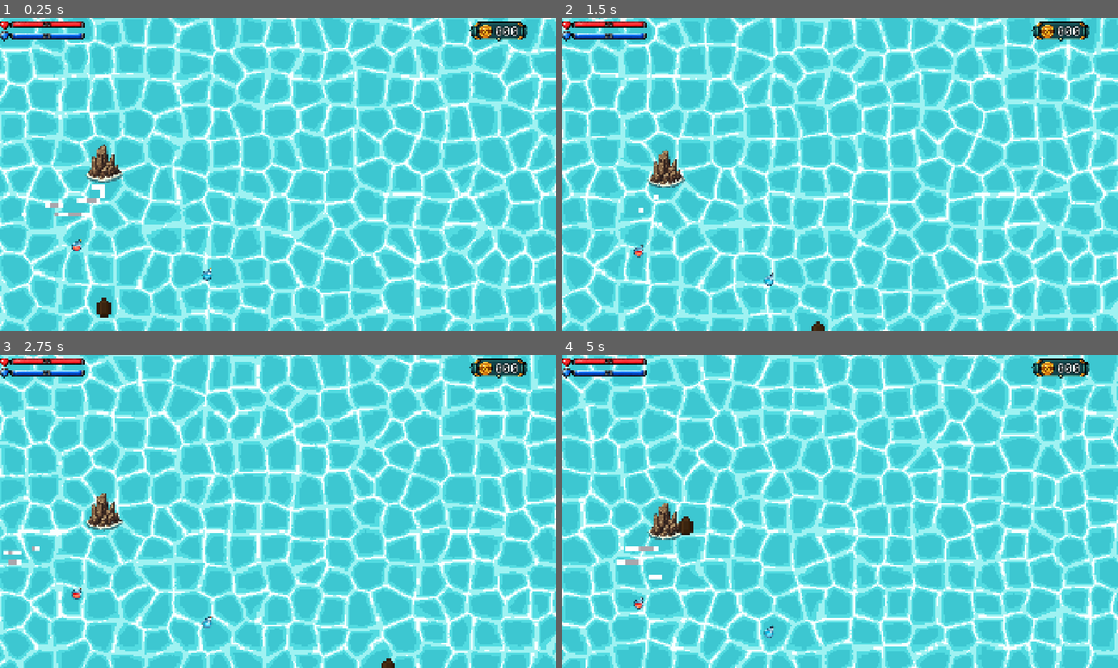
Above: before the commit, frames 1-4 (two rows, left to right).
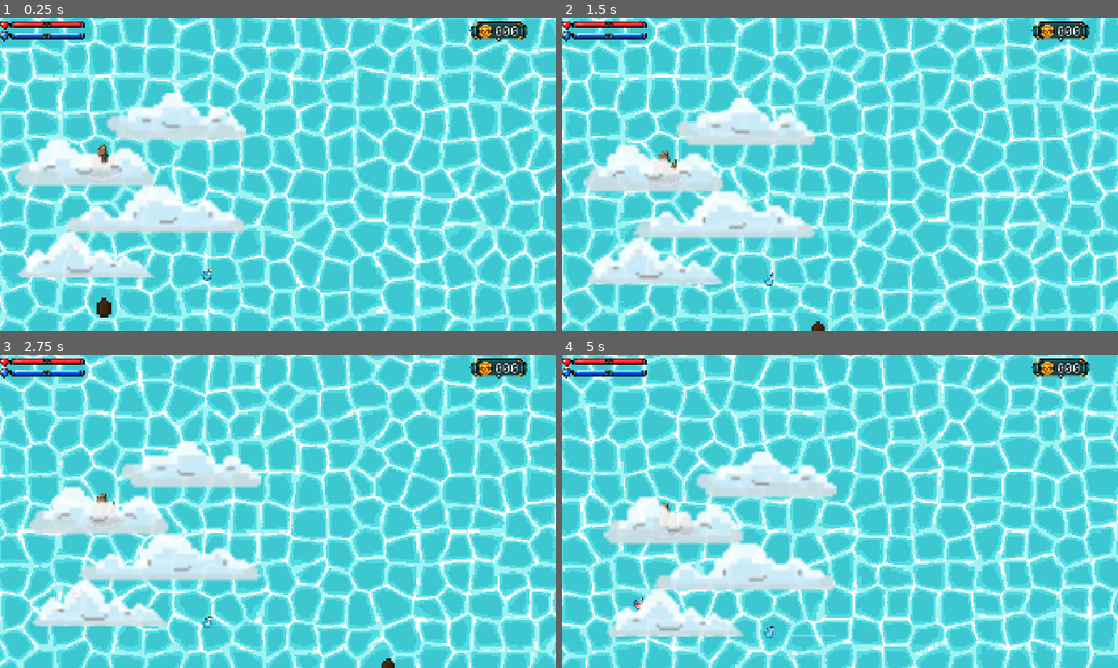
Above: after the commit, the same moments.

Repository: irohgit/flapjack
Game: Godot game, scene res://Levels/Level0.tscn
The game is run twice, just before and just after one commit, with the same random seed, the same clock (stepped at 60 frames per second) and the same inputs. This scene is started directly instead of the project's main scene.
Inputs:
- Up to frame 1 (0.25 s): no input
- Up to frame 2 (1.5 s): hold D (move_right) 0.53-1.28 s; hold Space (shoot) 0.53-1.28 s; hold S (move_backward) from 1.28 s (still down); tap Space (shoot) at 1.35 s
- Up to frame 3 (2.75 s): release S (move_backward) at 2.03 s; hold D (move_right) from 2.03 s (still down); hold Space (shoot) from 2.03 s (still down)
- Up to frame 4 (5 s): release D (move_right) at 2.78 s; release Space (shoot) at 2.78 s; hold W (move_forward) 2.78-3.53 s; tap Space (shoot) at 2.85, 4.35 s; hold Space (shoot) 3.53-4.28 s; hold A (move_left) from 3.53 s (still down)

The runs differ from the first frame. In frame 1, 10% of the frame differs, in the area x 2-45%, y 24-83%; in frame 2, 10%; in frame 3, 10%; in frame 4, 10%, in the area x 7-50%, y 30-90%.

Commit message:
Added clouds to hinder view of game

Diff:
--- a/Actors/Environment/cloud_overlay.tscn
+++ b/Actors/Environment/cloud_overlay.tscn
@@ -1,3 +1,13 @@
-[gd_scene format=3 uid="uid://dagbegqdgou3d"]
+[gd_scene format=3 uid="uid://bws0ib2ep02xb"]
 
-[node name="CloudOverlay" type="Node2D" unique_id=146983686]
+[ext_resource type="Script" uid="uid://bbyhm04jcgos" path="res://Systems/Environment/cloud_overlay.gd" id="1_c8t0e"]
+[ext_resource type="Texture2D" uid="uid://dxqaqqg1qlar6" path="res://Assets/Environment/Cloud Tileset.png" id="2_r8r7i"]
+
+[node name="CloudOverlay" type="Node2D" unique_id=593505672]
+script = ExtResource("1_c8t0e")
+
+[node name="Sprite2D" type="Sprite2D" parent="." unique_id=688771810]
+scale = Vector2(10, 10)
+texture = ExtResource("2_r8r7i")
+region_enabled = true
+region_rect = Rect2(0, 0, 80, 63.925926)
--- a/Levels/Level0.tscn
+++ b/Levels/Level0.tscn
@@ -18,7 +18,7 @@
 [ext_resource type="Resource" uid="uid://bcj4lyhuitxi2" path="res://Data/Pickups/ShieldPotion.tres" id="17_aa3m5"]
 [ext_resource type="Resource" uid="uid://bkqumwc6jcphy" path="res://Data/Pickups/HealthPotion.tres" id="17_y3xa5"]
 [ext_resource type="PackedScene" uid="uid://cstesilwdvxw5" path="res://Levels/settings_panel.tscn" id="18_y3xa5"]
-[ext_resource type="PackedScene" uid="uid://dyx6252lck76u" path="res://Actors/Environment/wind_zone.tscn" id="19_nbhn6"]
+[ext_resource type="PackedScene" uid="uid://bws0ib2ep02xb" path="res://Actors/Environment/cloud_overlay.tscn" id="19_nbhn6"]
 
 [sub_resource type="ShaderMaterial" id="ShaderMaterial_n48ea"]
 shader = ExtResource("2_im6i0")
@@ -98,5 +98,5 @@
 position = Vector2(716, 880)
 data = ExtResource("17_aa3m5")
 
-[node name="wind_zone" parent="." unique_id=963280108 instance=ExtResource("19_nbhn6")]
-position = Vector2(187, 618)
+[node name="CloudOverlay" parent="." unique_id=593505672 instance=ExtResource("19_nbhn6")]
+position = Vector2(446, 575)
--- a/Systems/Environment/cloud_overlay.gd
+++ b/Systems/Environment/cloud_overlay.gd
@@ -1,11 +1,15 @@
-extends Node
+class_name CloudOverlay
+extends Node2D
 
+@export var texture: Texture2D
+@export var opacity := 1
+@export var drift_speed := Vector2(20, 0)
 
-# Called when the node enters the scene tree for the first time.
+@onready var _sprite: Sprite2D = $Sprite2D
+
 func _ready() -> void:
-	pass # Replace with function body.
+	_sprite.modulate.a = opacity
+	z_index = 50  # draws above player/enemies; UI stays clear since it's a separate CanvasLayer
 
-
-# Called every frame. 'delta' is the elapsed time since the previous frame.
 func _process(delta: float) -> void:
-	pass
+	position += drift_speed * delta
Binary file added: Assets/Environment/Cloud Tileset.png
Not shown, added: Assets/Environment/Cloud Tileset.png.import
